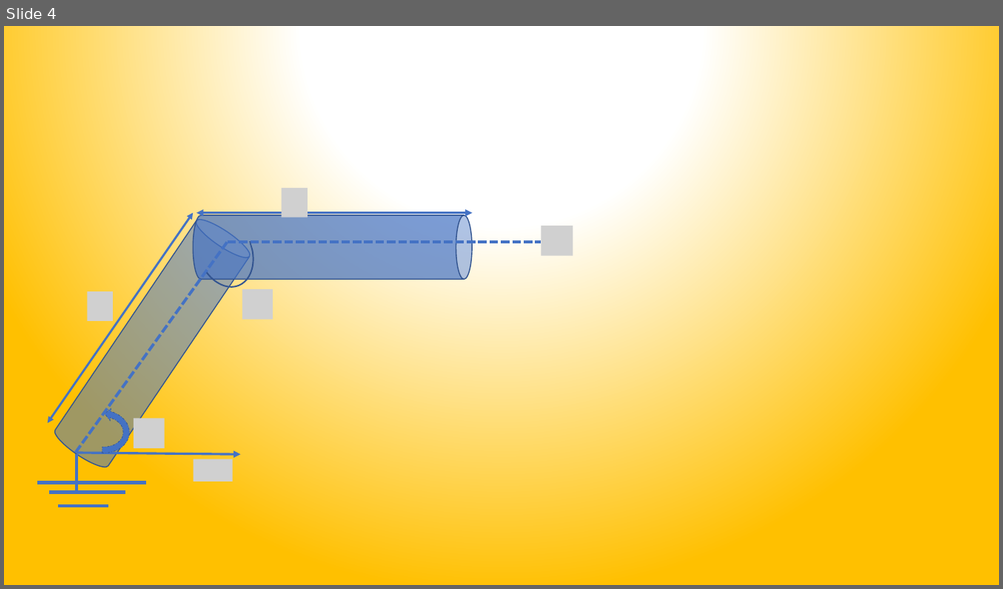
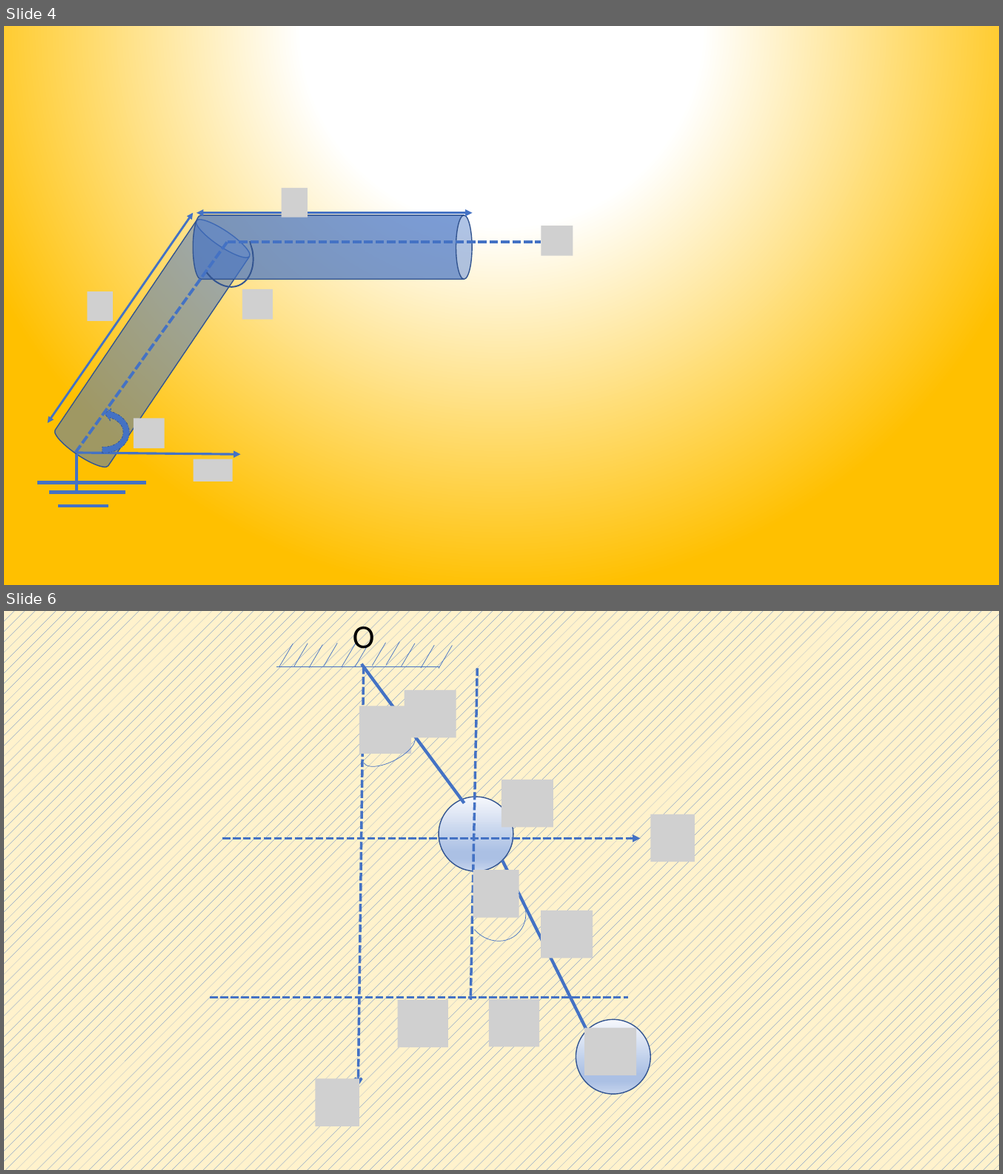
Before and after one commit to robotsorcerer/BrandeisNotes, a slide deck: lec_notes/figures/figures.pptx. Shown one above the other, each under a label of ours: slide 4 before the commit, slides 4 and 6 after it; the slides between them are not shown. The pictures are 1003x589 and 1003x1174 pixels, drawn with LibreOffice and Linux fonts; fonts in the diff are those of the drawing; grey boxes stand for pictures. Boxes give left, top, right and bottom in pixels: in the first picture for what was removed or moved away, otherwise in the second. Text is boxed around its words. In the diff, an @@ line names an element or a change of style, - is before the commit and + after.

Commit message:
figure update

```diff
--- a/lec_notes/figures/figures.pptx
+++ b/lec_notes/figures/figures.pptx
@@ slide 6 added at [4, 611, 999, 1170], background pattern #4472C4 on #FFF2CC @@
@@ text added at [353, 620, 375, 656], 32 pt, text #000000 @@
+O
@@ line added from (279, 667) to (293, 644), #4472C4 0.5 pt @@
@@ line added from (294, 667) to (307, 643), #4472C4 0.5 pt @@
@@ line added from (309, 668) to (323, 644), #4472C4 0.5 pt @@
@@ line added from (324, 667) to (338, 643), #4472C4 0.5 pt @@
@@ line added from (342, 667) to (356, 644), #4472C4 0.5 pt @@
@@ line added from (355, 667) to (368, 644), #4472C4 0.5 pt @@
@@ line added from (372, 666) to (386, 642), #4472C4 0.5 pt @@
@@ line added from (386, 665) to (399, 641), #4472C4 0.5 pt @@
@@ line added from (401, 667) to (415, 643), #4472C4 0.5 pt @@
@@ line added from (421, 669) to (435, 645), #4472C4 0.5 pt @@
@@ line added from (438, 669) to (452, 645), #4472C4 0.5 pt @@
@@ line added from (276, 667) to (440, 667), #4472C4 0.5 pt @@
@@ arrow added from (364, 667) to (358, 1086), #4472C4 2.5 pt dashed @@
@@ line added from (361, 664) to (464, 803), #4472C4 3 pt @@
@@ line added from (477, 669) to (470, 1000), #4472C4 2.5 pt dashed @@
@@ picture added at [404, 690, 456, 738] @@
@@ picture added at [359, 706, 412, 754] @@
@@ arc (boxed as its full ellipse) added at [358, 726, 421, 774], outline #4472C4 0.5 pt @@
@@ picture added at [502, 780, 554, 827] @@
@@ ellipse added at [438, 797, 513, 871], fill gradient #F6F8FC to #ABC0E4 to #C7D5ED, outline #325491 1 pt @@
@@ picture added at [650, 815, 694, 863] @@
@@ arrow added from (222, 839) to (640, 839), #4472C4 2.5 pt dashed @@
@@ arc (boxed as its full ellipse) added at [454, 869, 538, 954], outline #4472C4 0.5 pt @@
@@ picture added at [473, 870, 520, 917] @@
@@ line added from (503, 861) to (586, 1031), #4472C4 3 pt @@
@@ picture added at [540, 911, 593, 959] @@
@@ line added from (210, 997) to (628, 997), #4472C4 2.5 pt dashed @@
@@ picture added at [398, 1000, 449, 1048] @@
@@ picture added at [489, 999, 540, 1048] @@
@@ ellipse added at [575, 1020, 650, 1094], fill gradient #F6F8FC to #ABC0E4 to #C7D5ED, outline #325491 1 pt @@
@@ picture added at [584, 1028, 637, 1076] @@
@@ picture added at [315, 1079, 359, 1127] @@
```
